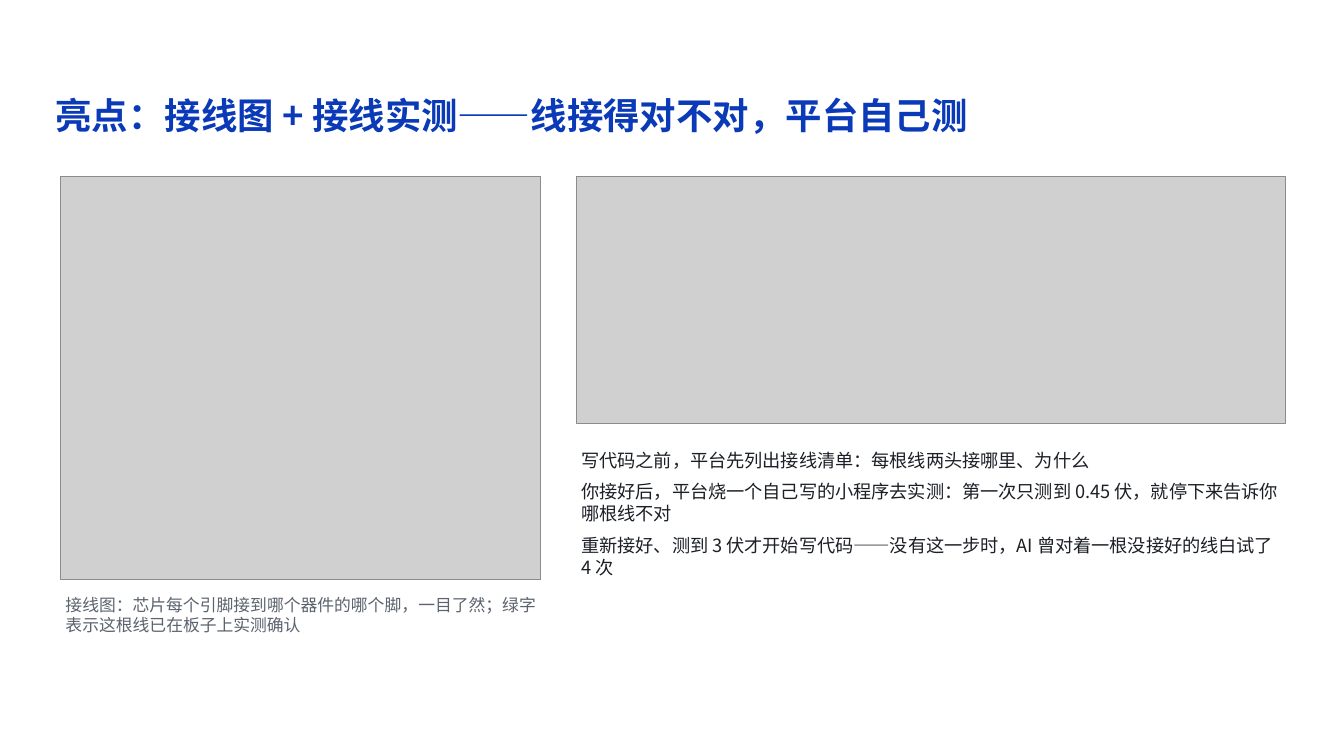
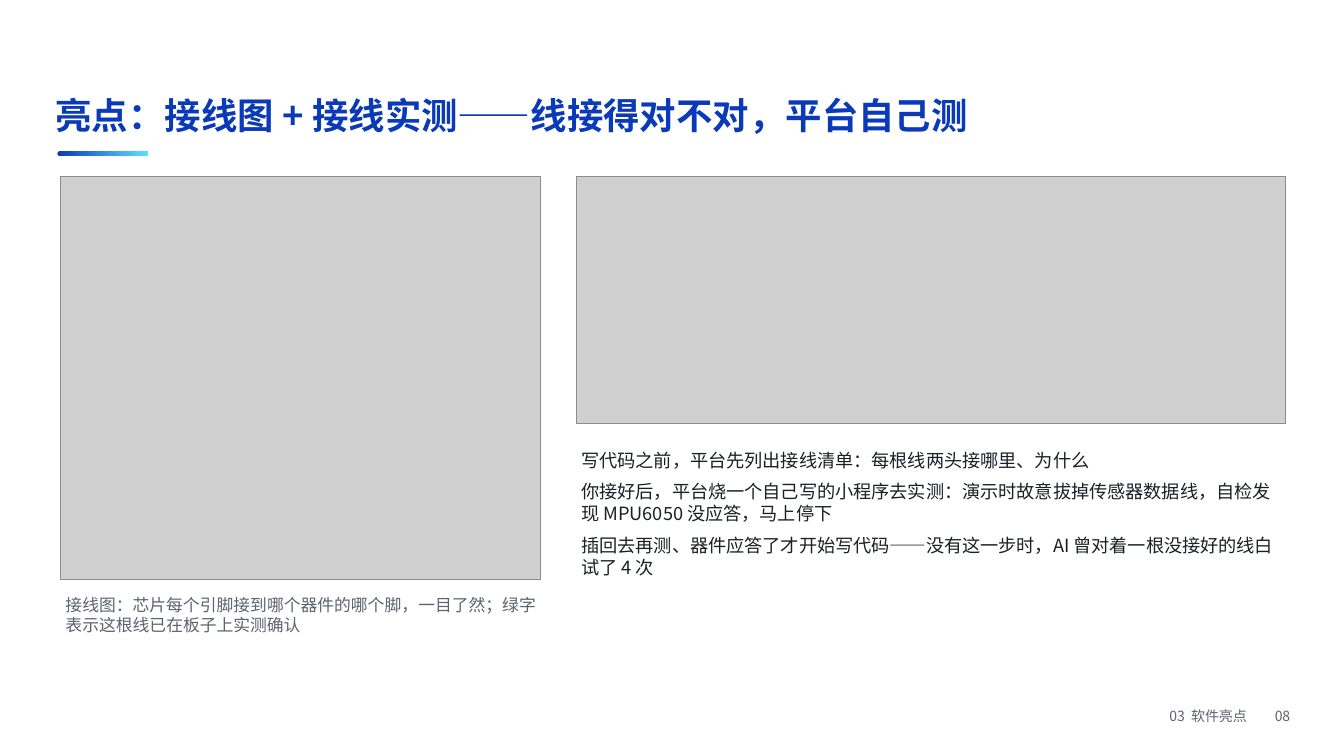
Before and after one commit to z-xxkk/firmforge, a slide deck: slide 8 of submission/方案讲解.pptx. Drawn at 1344x756 pixels with LibreOffice and Linux fonts; fonts in the diff are those of the drawing; grey boxes stand for pictures; background and template pictures are left out. Boxes give left, top, right and bottom in pixels: in the first picture for what was removed or moved away, otherwise in the second. Text is boxed around its words. In the diff, an @@ line names an element or a change of style, - is before the commit and + after.

```diff
--- a/submission/方案讲解.pptx
+++ b/submission/方案讲解.pptx
@@ rounded rectangle added at (x1=57, y1=151, x2=148, y2=156), fill gradient #0A3AB8 to #5CE1FF @@
@@ text at (x1=581, y1=482, x2=1273, y2=576): text changed @@
-你接好后，平台烧一个自己写的小程序去实测：第一次只测到 0.45 伏，就停下来告诉你哪根线不对
-重新接好、测到 3 伏才开始写代码——没有这一步时，AI 曾对着一根没接好的线白试了 4 次
+你接好后，平台烧一个自己写的小程序去实测：演示时故意拔掉传感器数据线，自检发现 MPU6050 没应答，马上停下
+插回去再测、器件应答了才开始写代码——没有这一步时，AI 曾对着一根没接好的线白试了 4 次
@@ text added at (x1=1169, y1=709, x2=1291, y2=722), 10 pt, text #5B636E @@
+03 软件亮点 08
```
Also in this commit, not shown: 14 other slides changed, 27 other files.
